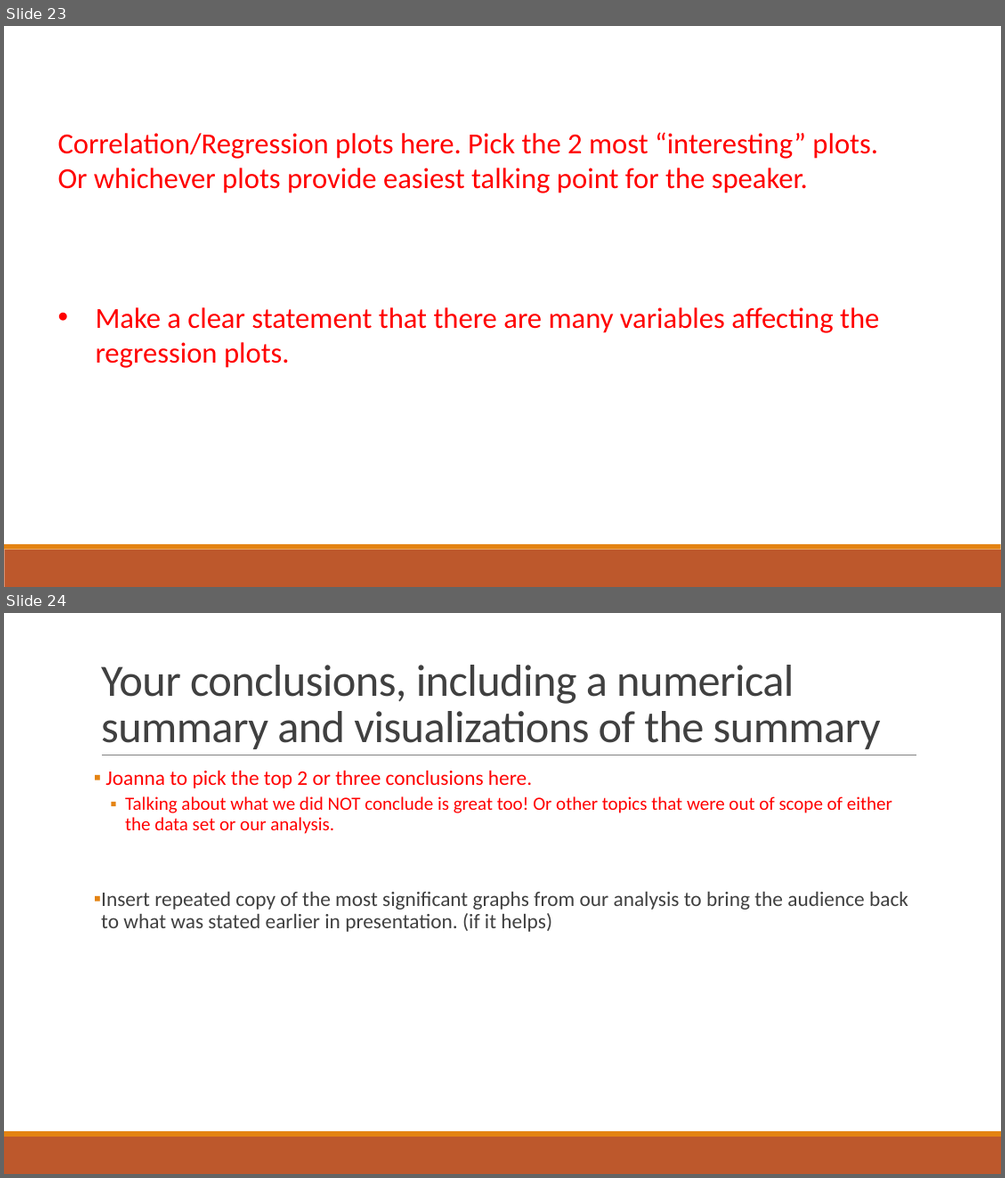
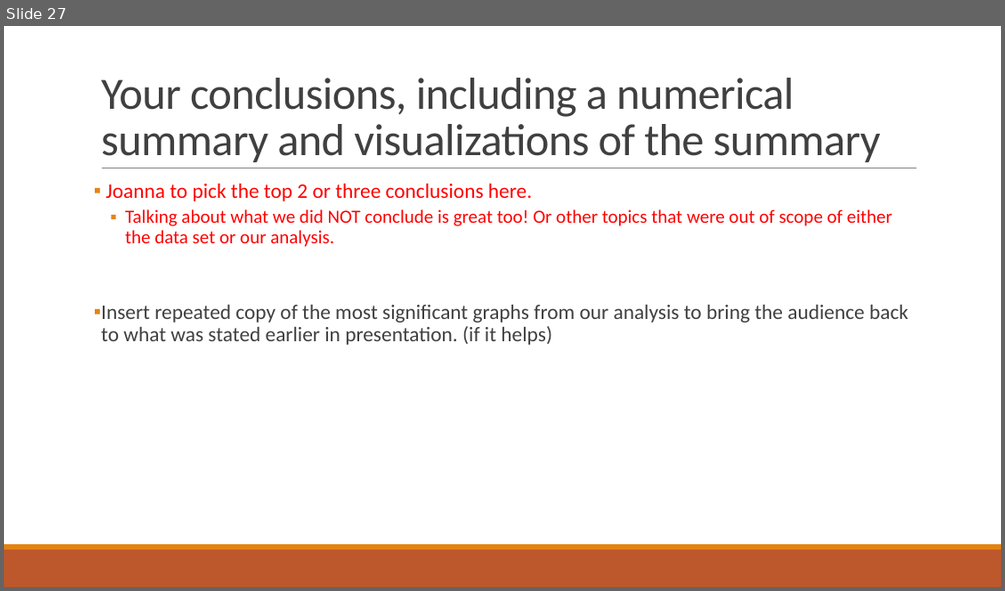
Before and after one commit to Evdawg/Project_1_Covid_Data, a slide deck: Project notes.pptx. Shown one above the other, each under a label of ours: slides 23 and 24 before the commit, slide 27 after it. The pictures are 1005x1178 and 1005x591 pixels, drawn with LibreOffice and Linux fonts; fonts in the diff are those of the drawing. Boxes give left, top, right and bottom in pixels: in the first picture for what was removed or moved away, otherwise in the second. Text is boxed around its words. In the diff, an @@ line names an element or a change of style, - is before the commit and + after.

Commit message:
5/18/2023 GM adding more code for regression analysis and .ppt slides

```diff
--- a/Project notes.pptx
+++ b/Project notes.pptx
@@ slide 23 removed at [4, 26, 1001, 587], background #FFFFFF; not listed: 2 template elements that a slide beside it also shows @@
@@ text removed at [58, 132, 879, 368] @@
-Correlation/Regression plots here. Pick the 2 most “interesting” plots.
-Or whichever plots provide easiest talking point for the speaker.
-• Make a clear statement that there are many variables affecting the regression plots.
@@ what was slide 24 is now slide 27 @@
```
Also in this commit, not shown: 4 slides added, 1 other file.
